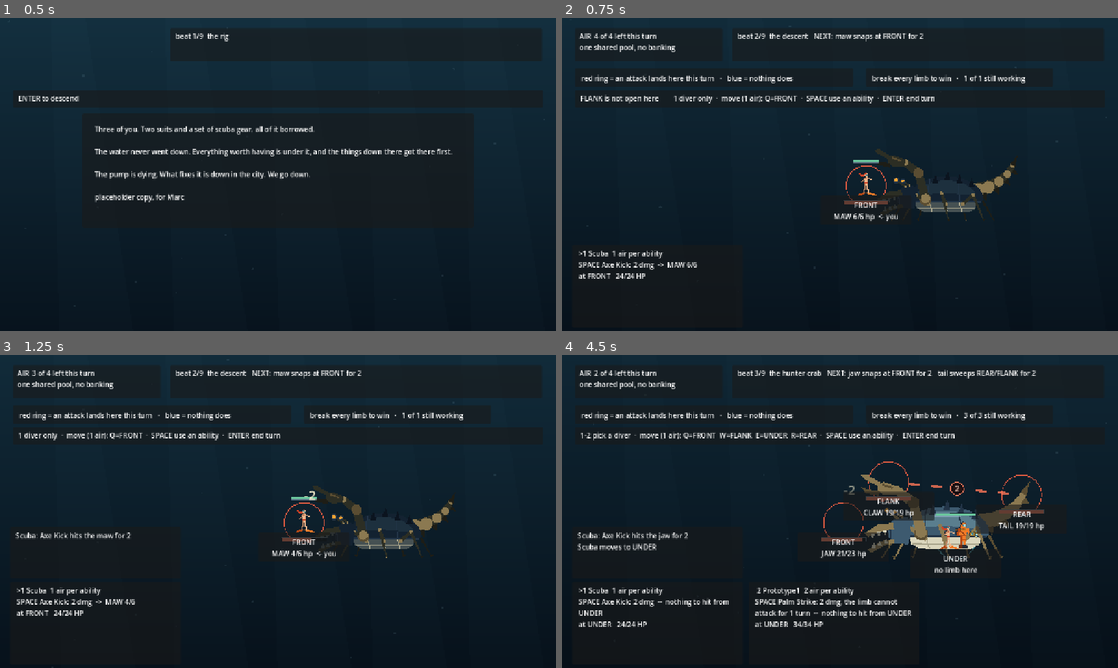
Above: before the commit, frames 1-4 (two rows, left to right).
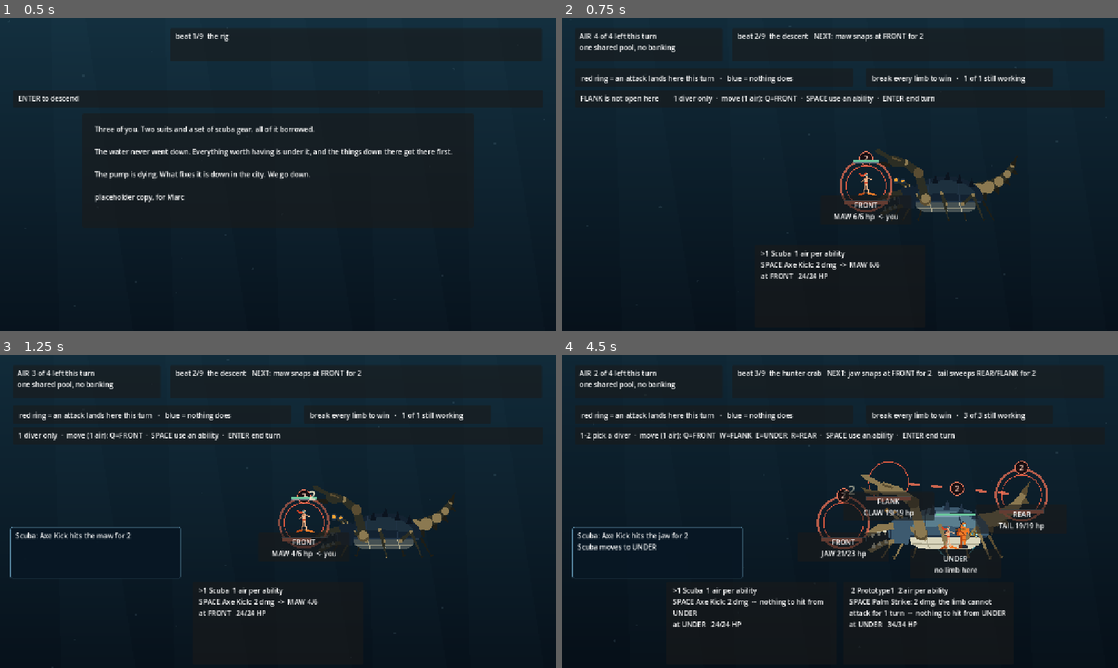
Above: after the commit, the same moments.

Repository: ImmortalDemonGod/salvage
Game: Godot game, scene res://game/main.tscn
The game is run twice, just before and just after one commit, with the same random seed, the same clock (stepped at 60 frames per second) and the same inputs.
Inputs:
- Up to frame 1 (0.5 s): no input
- Up to frame 2 (0.75 s): tap Enter at 0.5 s; hold W from 0.53 s (still down); tap 1 at 0.6 s
- Up to frame 3 (1.25 s): keep holding W; tap Space at 0.77 s
- Up to frame 4 (4.5 s): release W at 1.28 s; tap 2 at 1.35 s; tap Space at 1.52, 3.02, 3.77 s; hold W 2.03-3.53 s; tap 3 at 2.1 s; tap 4 at 2.85 s; tap Q at 3.6 s; tap E at 4.35 s

Frame 1 is identical in both runs. In frame 2, 1.3% of the frame differs, in the area x 3-60%, y 42-84%; in frame 3, 1.5%; in frame 4, 3.5%, in the area x 1-88%, y 33-87%.

Commit message:
the commonest attack in the game was the one you could not see
A limb that attacks its own station drew a zero-length reach and vanished.
That is the jaw standing at FRONT and biting FRONT, which is the most
common attack there is, so the change meant to stop the telegraph being
homework left the main case invisible. It rings the station instead, with
the damage on the ring.

The event log was correct and unreadable: a probe showed it carrying the
right lines while on screen it was invisible, because the default panel is
almost exactly the background colour. It has a border and a darker fill
now.

And a two-diver fight left an entire empty card slot on the right. The
cards centre on the party actually in the fight.

Diff:
--- a/game/main.gd
+++ b/game/main.gd
@@ -213,6 +213,12 @@
 	log_panel.name = "log_panel"
 	log_panel.size = Vector2(392, 118)
 	log_panel.position = Vector2(24, 396)
+	var lst := StyleBoxFlat.new()
+	lst.bg_color = Color(0.03, 0.09, 0.14, 0.92)
+	lst.border_color = Color(0.34, 0.52, 0.62, 0.85)
+	lst.set_border_width_all(1)
+	lst.set_corner_radius_all(3)
+	log_panel.add_theme_stylebox_override("panel", lst)
 	add_child(log_panel)
 	ui_log = Label.new()
 	ui_log.name = "label"
@@ -521,7 +527,14 @@
 	# the party size is content, not a constant: fight one runs two divers.
 	# This loop assumed three and printed a raw format string on the third
 	# card, which the as-played capture caught on its first frame.
+	var live_cards := 0
+	for d0 in combat.divers:
+		live_cards += 1
+	var span: float = float(live_cards) * 392.0 + float(max(0, live_cards - 1)) * 14.0
+	var left: float = (DESIGN.x - span) * 0.5
 	for i in range(ui_divers.size()):
+		if i < live_cards:
+			ui_divers[i].position = Vector2(left + float(i) * 406.0, CARD_TOP)
 		var card: Panel = ui_divers[i]
 		if i >= combat.divers.size():
 			card.visible = false
@@ -824,7 +837,14 @@
 				continue
 			var dst: Vector2 = place(int(st))
 			var dir: Vector2 = (dst - src)
-			if dir.length() < 1.0:
+			if dir.length() < 6.0:
+				# it bites where it stands: ring the station instead
+				var rr: float = 56.0 + 5.0 * pulse
+				draw_arc(dst, rr, 0, TAU, 40, Color(0.98, 0.46, 0.34, 0.45 + 0.45 * pulse), 5.0)
+				draw_circle(dst + Vector2(0, -rr - 4.0), 15.0, Color(0.10, 0.05, 0.06, 0.92))
+				draw_arc(dst + Vector2(0, -rr - 4.0), 15.0, 0, TAU, 20, Color(0.98, 0.50, 0.38, 0.90), 2.0)
+				draw_string(f, dst + Vector2(-6, -rr + 3.0), str(int(it.dmg)),
+					HORIZONTAL_ALIGNMENT_LEFT, -1, 20, Color(1.0, 0.82, 0.74))
 				continue
 			var n: Vector2 = dir.normalized()
 			var a: Vector2 = src + n * 30.0
